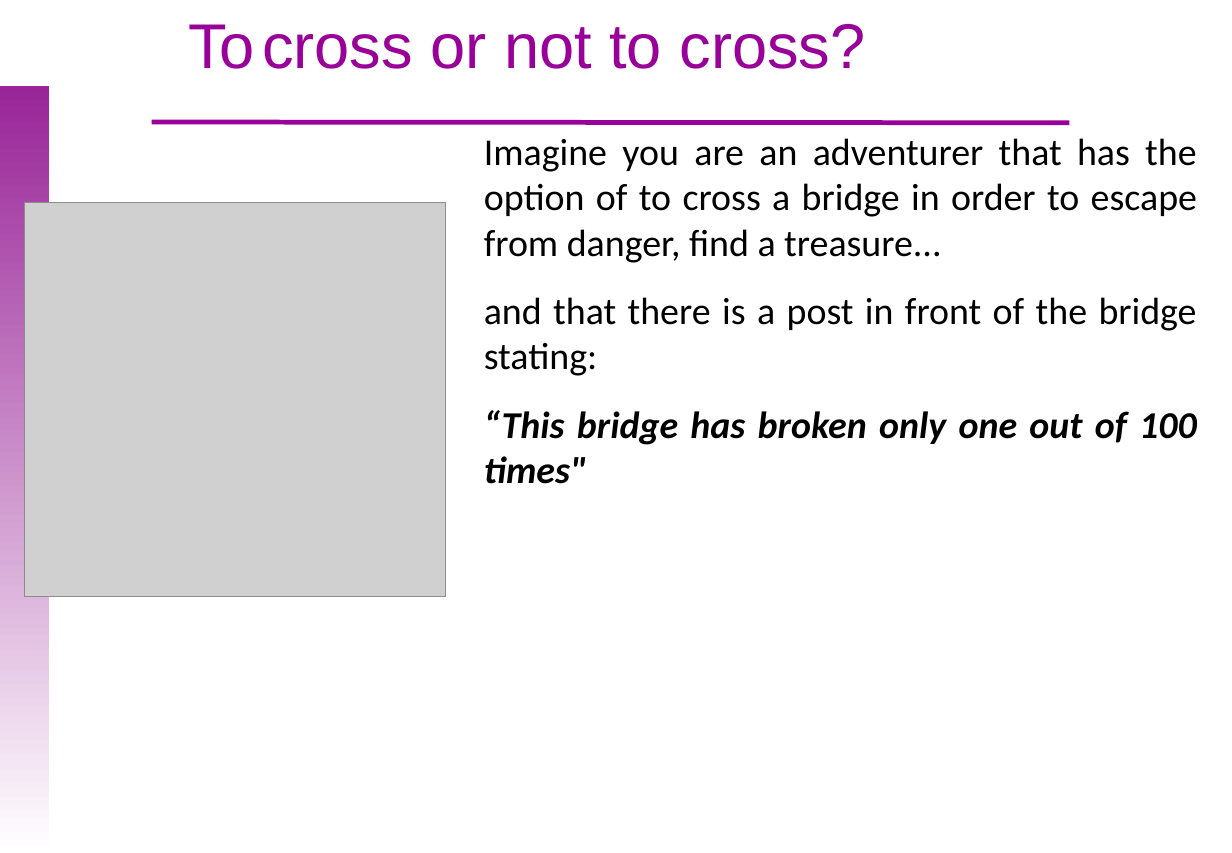
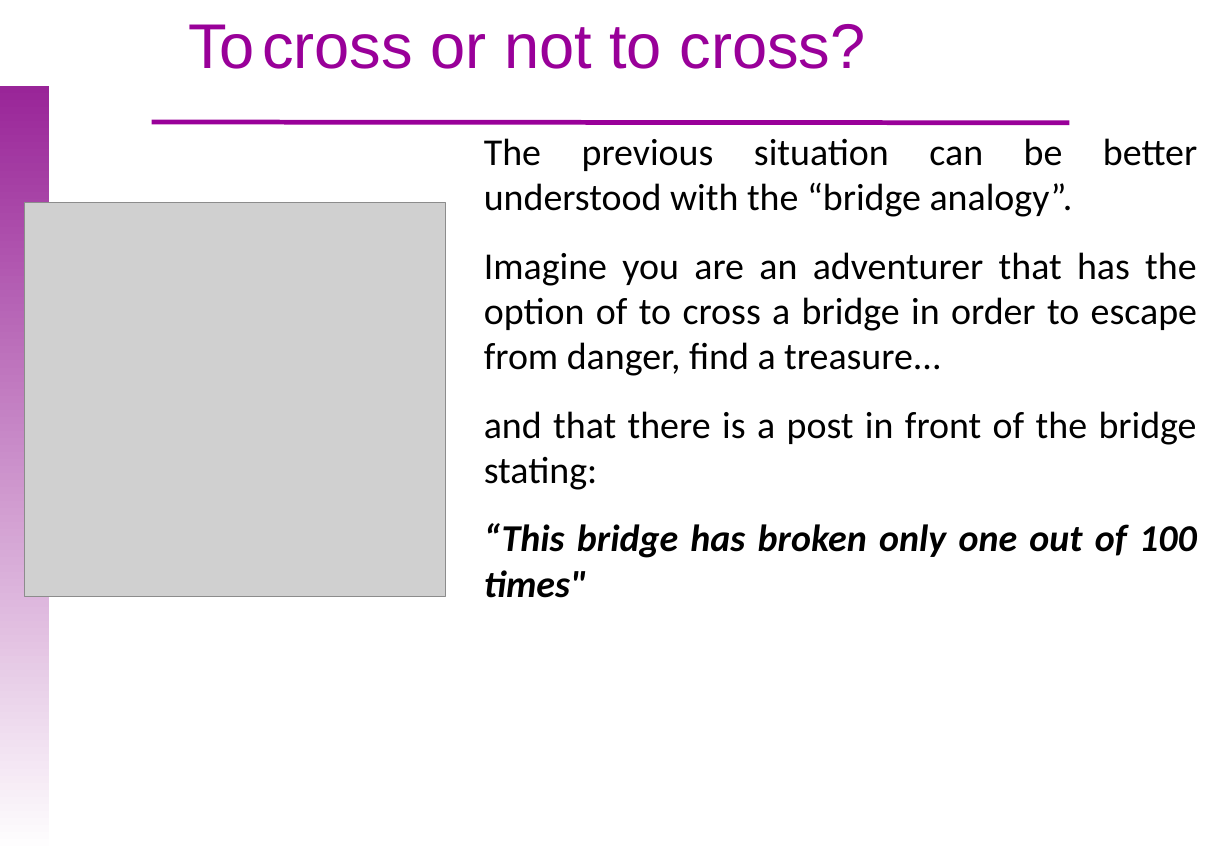
Before and after one commit to uebvhir/Course_Basic_Statistics_2019, a slide deck: slide 55 of Sessio_7/EBB_2019_Session_7-Hypothesis_test_continous_variables.pptx (slide 51 before the commit). Drawn at 1232x853 pixels with LibreOffice and Linux fonts; fonts in the diff are those of the drawing; grey boxes stand for pictures; background and template pictures are left out. Boxes give left, top, right and bottom in pixels: in the first picture for what was removed or moved away, otherwise in the second. Text is boxed around its words. In the diff, an @@ line names an element or a change of style, - is before the commit and + after.

```diff
--- a/Sessio_7/EBB_2019_Session_7-Hypothesis_test_continous_variables.pptx
+++ b/Sessio_7/EBB_2019_Session_7-Hypothesis_test_continous_variables.pptx
@@ text at bbox=[484, 138, 1197, 217]: paragraph added @@
+The previous situation can be better understood with the “bridge analogy”.
```
Also in this commit, not shown: 13 other slides changed, 6 slides added, 2 slides removed, 1 other file.
